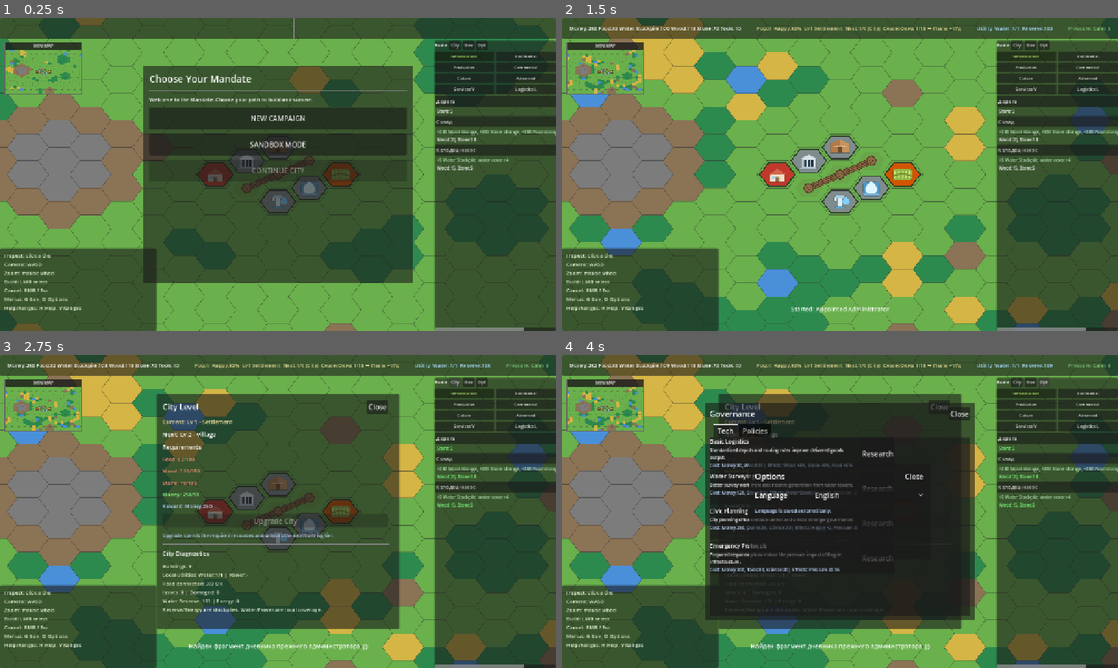
Above: before the commit, frames 1-4 (two rows, left to right).
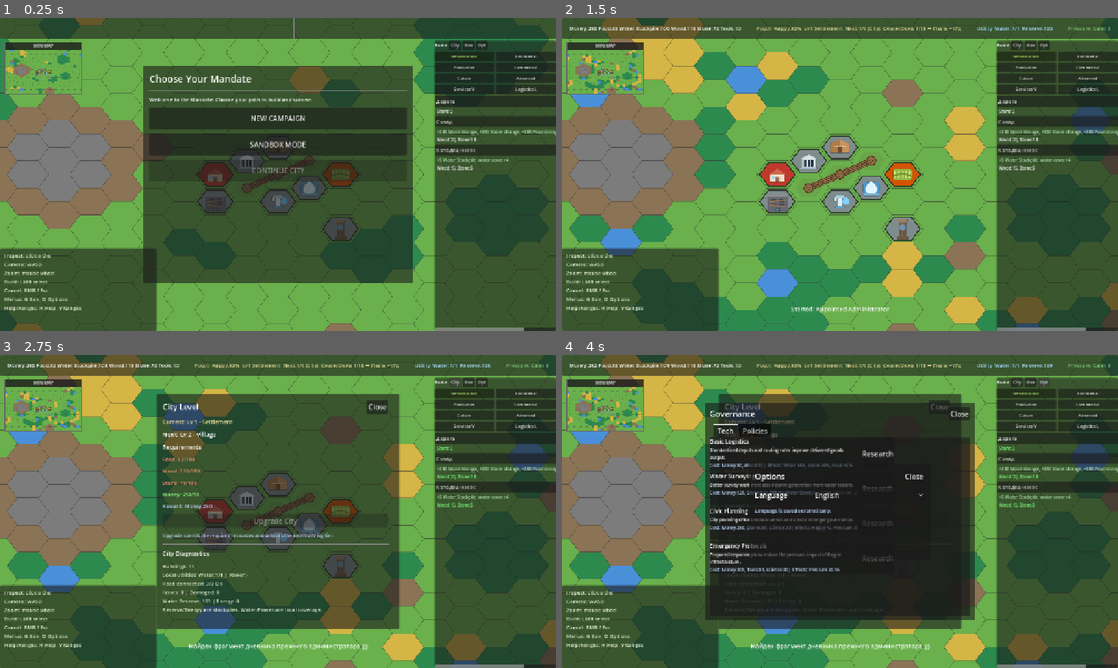
Above: after the commit, the same moments.

Repository: Gaefa/Gamefication
Game: Godot game, scene res://scenes/main.tscn
Two runs of this game, one before a commit and one after it. Both use one fixed random seed, a clock stepped at 60 frames per second and the inputs below.
Inputs:
- Up to frame 1 (0.25 s): no input
- Up to frame 2 (1.5 s): click "NEW CAMPAIGN" at 0.5 s; click "Begin" at 1.25 s
- Up to frame 3 (2.75 s): click "City" at 2 s
- Up to frame 4 (4 s): click "Gov" at 2.75 s; click "Opt" at 3.5 s

The runs differ from the first frame. In frame 1, 0.7% of the frame differs, in the area x 6-65%, y 17-72%; in frame 2, 0.8%; in frame 3, 0.7%; in frame 4, less than 0.1%.

Commit message:
feat(world): material traces of the old owner — Source Tower & sealed Company office
Two pre-placed landmarks (CONTENT_BIBLE §10.1) tell the district's history:
- bld_source_tower (Башня Истока) — Company monument, rusted drop logo
- bld_company_office (опечатанный офис) — boarded windows, sleeping «Прогнозист»,
  hook for exact Dust forecast later
Both non-buildable, bootstrapped into the starter layout, with new 64px SVGs.
hud_root: the building info panel now shows a landmark's flavor on click, so the
traces actually read as story rather than silent props.

Co-Authored-By: Claude Opus 4.8 <noreply@anthropic.com>

Diff:
--- /dev/null
+++ b/godot/assets/buildings/company_office.svg
@@ -0,0 +1,13 @@
+<svg xmlns="http://www.w3.org/2000/svg" viewBox="0 0 64 64">
+  <rect x="16" y="20" width="32" height="34" rx="1" fill="#7a7a82"/>
+  <rect x="16" y="20" width="32" height="34" rx="1" fill="#3c3c44" opacity="0.3"/>
+  <rect x="14" y="16" width="36" height="6" rx="1" fill="#8c8c94"/>
+  <rect x="21" y="26" width="9" height="7" fill="#4a4a52"/>
+  <rect x="34" y="26" width="9" height="7" fill="#4a4a52"/>
+  <rect x="21" y="37" width="9" height="7" fill="#4a4a52"/>
+  <rect x="34" y="37" width="9" height="7" fill="#4a4a52"/>
+  <rect x="19" y="29" width="26" height="3" fill="#9a7d52" transform="rotate(-8 32 30)"/>
+  <rect x="19" y="40" width="26" height="3" fill="#9a7d52" transform="rotate(6 32 41)"/>
+  <rect x="28" y="46" width="8" height="8" fill="#3a3a42"/>
+  <path d="M32 47 l4 3 -4 3 -4 -3 Z" fill="#5e86a8"/>
+</svg>
--- /dev/null
+++ b/godot/assets/buildings/source_tower.svg
@@ -0,0 +1,10 @@
+<svg xmlns="http://www.w3.org/2000/svg" viewBox="0 0 64 64">
+  <rect x="26" y="14" width="12" height="38" fill="#8a6f57"/>
+  <rect x="26" y="14" width="12" height="38" fill="#5a4634" opacity="0.35"/>
+  <rect x="22" y="50" width="20" height="6" rx="1" fill="#6f5840"/>
+  <rect x="24" y="10" width="16" height="8" rx="2" fill="#9a8266"/>
+  <path d="M32 20 C29 24 27 27 27 30 A5 5 0 0 0 37 30 C37 27 35 24 32 20Z" fill="#7fb6d8"/>
+  <path d="M32 20 C29 24 27 27 27 30 A5 5 0 0 0 37 30 C37 27 35 24 32 20Z" fill="#3a4a55" opacity="0.3"/>
+  <rect x="28" y="34" width="2" height="14" fill="#4a3a2c" opacity="0.5"/>
+  <rect x="34" y="38" width="2" height="10" fill="#4a3a2c" opacity="0.5"/>
+</svg>
--- a/godot/content/base/buildings.json
+++ b/godot/content/base/buildings.json
@@ -1,4 +1,34 @@
 {
+  "bld_source_tower": {
+    "name": "Башня Истока",
+    "description": "Памятник старой Компании Чистого Истока. Логотип-капля когда-то горел по ночам, и под ним играли дети. Теперь ржавеет. Снести, сохранить как память или восстановить — решать вам.",
+    "size": [1, 1],
+    "player_buildable": false,
+    "sprites_by_level": ["res://assets/buildings/source_tower.svg"],
+    "cost_build": {},
+    "outputs": {},
+    "consumes": {},
+    "cycle_time": 0.0,
+    "levels": [
+      {"stage": "Памятник Компании"}
+    ],
+    "tags": ["landmark"]
+  },
+  "bld_company_office": {
+    "name": "Опечатанный офис Компании",
+    "description": "Три этажа, заколоченные окна, на двери — выцветший синий ромб с каплей. На третьем этаже, говорят, спит ИИ «Прогнозист», и он всё ещё считает Компанию своим хозяином. Точный прогноз Пыли — там, если его оживить.",
+    "size": [1, 1],
+    "player_buildable": false,
+    "sprites_by_level": ["res://assets/buildings/company_office.svg"],
+    "cost_build": {},
+    "outputs": {},
+    "consumes": {},
+    "cycle_time": 0.0,
+    "levels": [
+      {"stage": "Заколоченные окна"}
+    ],
+    "tags": ["landmark"]
+  },
   "bld_admin_post": {
     "name": "Пост администрации",
     "description": "Здание администрации, где принимаются решения. Обязательно.",
--- a/godot/scripts/app/game_orchestrator.gd
+++ b/godot/scripts/app/game_orchestrator.gd
@@ -139,6 +139,9 @@
 		{"coord": Vector2i(0, 1), "type": "bld_well_pump"},
 		{"coord": Vector2i(-2, 1), "type": "bld_shelter"},
 		{"coord": Vector2i(2, -1), "type": "bld_field_strip"},
+		# Material traces of the old owner (Компания Чистого Истока) — landmarks, flavor + hooks.
+		{"coord": Vector2i(2, 1), "type": "bld_source_tower"},
+		{"coord": Vector2i(-2, 2), "type": "bld_company_office"},
 	]
 	for entry: Dictionary in starter_layout:
 		var coord: Vector2i = entry.get("coord", Vector2i.ZERO) as Vector2i
--- a/godot/scripts/scenes/hud_root.gd
+++ b/godot/scripts/scenes/hud_root.gd
@@ -835,6 +835,13 @@
 	var effect: String = _format_key_effect(ldata)
 	if effect != "":
 		text += effect + "\n"
+
+	# Landmarks (material traces of the old owner) carry flavor, not production —
+	# show their description so clicking them tells the district's story.
+	if (def.get("tags", []) as Array).has("landmark"):
+		var flavor: String = Localization.content_text(def, "description", "")
+		if flavor != "":
+			text += "\n" + flavor + "\n"
 
 	var needs_text: String = _build_building_needs_text(coord, type_id, def, ldata)
 	if needs_text != "":
